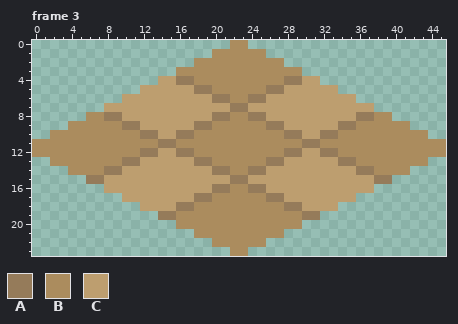
One commit to this pixel-art file: Assets/Addressables/Sprites/Selectables/Floors/.Floor.aseprite. This is how it looked before the edit.
46x24 pixels, 3 frames. Shown: frame 3. The commit also changed other frames, which this record leaves out.
Palette (. is transparent): A #957b5a  B #ab8c5e  C #bd9e6f
The result:
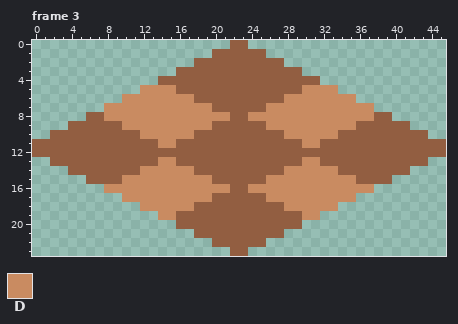
Colours new in this view: D #c98b61
From old to new:
colour B: #ab8c5e -> #925e41
Frame 3:
y 4: x 14..17 CCAA -> BBBB; x 28..31 AACC -> BBBB
y 5: x 12..19 CCCCCCAA -> DDDDBBBB; x 26..33 AACCCCCC -> BBBBDDDD
y 6: x 10..21 CCCCCCCCCCAA -> DDDDDDDDBBBB; x 24..35 AACCCCCCCCCC -> BBBBDDDDDDDD
y 7: x 8..37 CCCCCCCCCCCCCCAACCCCCCCCCCCCCC -> DDDDDDDDDDDDBBBBBBDDDDDDDDDDDD
y 8: x 8..21 AACCCCCCCCCCAA -> DDDDDDDDDDDDDD; x 24..37 AACCCCCCCCCCAA -> DDDDDDDDDDDDDD
y 9: x 10..19 AACCCCCCAA -> DDDDDDDDDD; x 26..35 AACCCCCCAA -> DDDDDDDDDD
y 10: x 12..17 AACCAA -> DDDDDD; x 28..33 AACCAA -> DDDDDD
y 11: x 14..15 AA -> DD; x 30..31 AA -> DD
y 12: x 12..17 AACCAA -> BBBBBB; x 28..33 AACCAA -> BBBBBB
y 13: x 10..19 AACCCCCCAA -> BBBBDDBBBB; x 26..35 AACCCCCCAA -> BBBBDDBBBB
y 14: x 8..21 AACCCCCCCCCCAA -> BBBBDDDDDDBBBB; x 24..37 AACCCCCCCCCCAA -> BBBBDDDDDDBBBB
y 15: x 6..39 AACCCCCCCCCCCCCCAACCCCCCCCCCCCCCAA -> BBBBDDDDDDDDDDBBBBBBDDDDDDDDDDBBBB
y 16: x 8..21 CCCCCCCCCCCCAA -> DDDDDDDDDDDDDD; x 24..37 AACCCCCCCCCCCC -> DDDDDDDDDDDDDD
y 17: x 10..19 CCCCCCCCAA -> DDDDDDDDDD; x 26..35 AACCCCCCCC -> DDDDDDDDDD
y 18: x 12..17 CCCCAA -> DDDDDD; x 28..33 AACCCC -> DDDDDD
y 19: x 14..15 AA -> DD; x 30..31 AA -> DD
Boxes around the changes in both pictures, in picture pixels (x1, y1, x2, y2):
changed: (32, 40, 446, 256)
